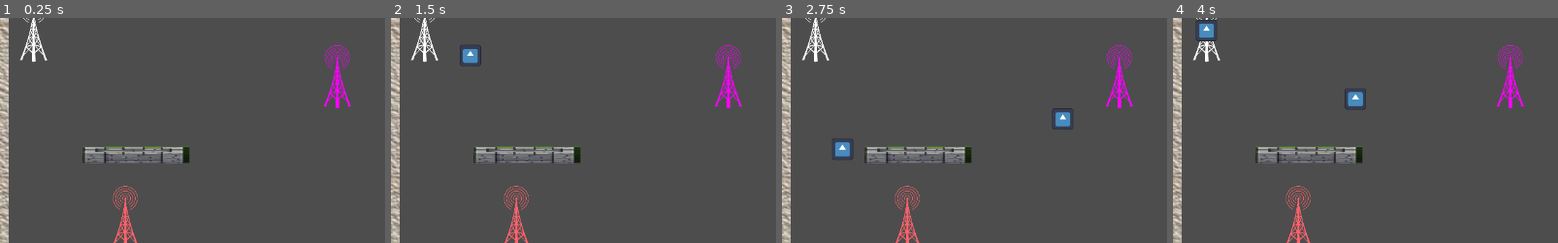
Above: before the commit, frames 1-4 (left to right).
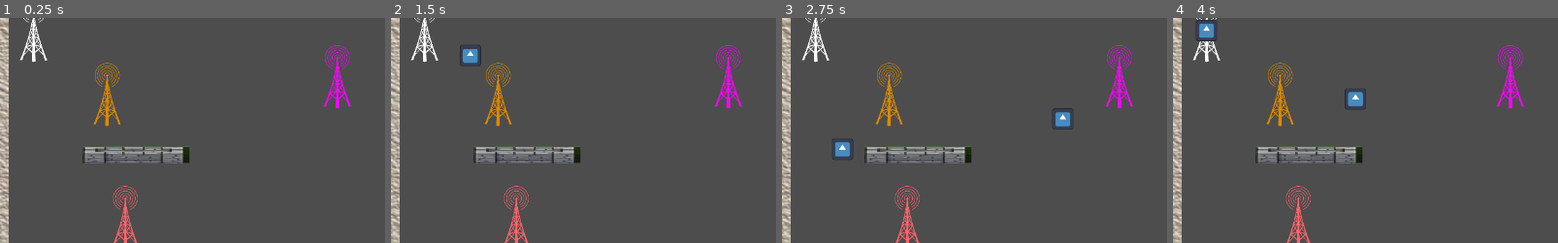
Above: after the commit, the same moments.

Repository: ryupold/ld59
Game: Godot game, scene res://scenes/test_sender.tscn
Two runs of this game, one before a commit and one after it. Both use one fixed random seed, a clock stepped at 60 frames per second and the inputs below. The engine's default icon, where the game draws it, is replaced by a stand-in: a white triangle on a blue panel in a dark square.
Inputs:
- Up to frame 1 (0.25 s): no input
- Up to frame 2 (1.5 s): tap Enter at 0.5 s
- Up to frame 3 (2.75 s): no input
- Up to frame 4 (4 s): no input
The pictures show only the part of the screen within x 3-52%, y 13-63%; the shares and areas given below are measured in that part.

The runs differ from the first frame. In frame 1, 0.7% of the frame differs, in the area x 24-32%, y 19-49%; in frame 2, 0.7%; in frame 3, 0.7%; in frame 4, 0.7%.

Commit message:
Add PayloadTower

Diff:
--- a/ld59-game/entities/packet/packet.gd
+++ b/ld59-game/entities/packet/packet.gd
@@ -15,3 +15,8 @@
 	if ttl <= 0:
 		GameState.onPacketLost.emit()
 		queue_free()
+
+func increasePayload():
+	print("kfnsdfnsdfkjn")
+	payload += 1
+	set_scale(Vector2.ONE * payload )
--- /dev/null
+++ b/ld59-game/entities/towers/payload/payload_tower.gd
@@ -0,0 +1,21 @@
+extends Tower
+
+var tween: Tween
+
+func _ready() -> void:
+	usePackageList = false
+	onPacketEnter.connect(func(p:Packet): p.increasePayload())
+	onPacketEnter.connect(func(p:Packet): print("enter"))
+	var collsioonshape: CollisionShape2D = collisionArea.get_child(0)
+	var shape: CircleShape2D = collsioonshape.shape
+	tween = create_tween().set_loops()
+	tween.tween_property(shape, "radius", 600.0, 1)
+	tween.tween_interval(0.5)
+	tween.tween_property(shape, "radius", 0.0, 0)
+	tween.tween_interval(1)
+
+
+#func _process(delta: float) -> void:
+#	for packet in packetsColliding:
+#		packet.increasePayload()
+#	return
--- /dev/null
+++ b/ld59-game/entities/towers/payload/payload_tower.tscn
@@ -0,0 +1,21 @@
+[gd_scene format=3 uid="uid://ck4loryblva0u"]
+
+[ext_resource type="Script" uid="uid://n4k51v5m15gx" path="res://entities/towers/payload/payload_tower.gd" id="1_hk4hf"]
+[ext_resource type="Texture2D" uid="uid://ddn74ovhrt1hg" path="res://thenounproject.png" id="2_ximqh"]
+
+[sub_resource type="CircleShape2D" id="CircleShape2D_50pgb"]
+radius = 600.0
+
+[node name="PayloadTower" type="Node2D" unique_id=1233834996 node_paths=PackedStringArray("collisionArea")]
+script = ExtResource("1_hk4hf")
+collisionArea = NodePath("Area2D")
+
+[node name="Sprite2D" type="Sprite2D" parent="." unique_id=1328720220]
+modulate = Color(0.8648721, 0.5381588, 0, 1)
+texture = ExtResource("2_ximqh")
+
+[node name="Area2D" type="Area2D" parent="." unique_id=505660784]
+collision_mask = 2
+
+[node name="CollisionShape2D" type="CollisionShape2D" parent="Area2D" unique_id=1262524344]
+shape = SubResource("CircleShape2D_50pgb")
--- a/ld59-game/entities/towers/tower.gd
+++ b/ld59-game/entities/towers/tower.gd
@@ -1,7 +1,11 @@
 class_name Tower extends Node2D
 
-@export var collisionArea: Area2D;
-var packetsColliding: Array[Packet];
+@export var collisionArea: Area2D
+var packetsColliding: Array[Packet]
+var usePackageList: bool = true
+
+signal onPacketEnter(packet: Packet)
+signal onPacketExit(packet: Packet)
 
 func _ready() -> void:
 	collisionArea.body_entered.connect(addCompute)
@@ -10,8 +14,9 @@
 func addCompute(body: Node2D) -> void:
 	if body is Packet:
 		var packet := body as Packet
-		packetsColliding.append(packet)
-
+		onPacketEnter.emit(packet)
+		if usePackageList:
+			packetsColliding.append(packet)
 	return
 
 
@@ -21,5 +26,7 @@
 		var pos := packetsColliding.find(packet)
 		if pos == -1:
 			return
-		packetsColliding.remove_at(pos);
+		onPacketExit.emit(packet)
+		if usePackageList:
+			packetsColliding.remove_at(pos);
 	return
--- a/ld59-game/scenes/test_sender.tscn
+++ b/ld59-game/scenes/test_sender.tscn
@@ -5,6 +5,7 @@
 [ext_resource type="PackedScene" uid="uid://bujp2ee8lyfqq" path="res://entities/towers/gravity/gravity_tower.tscn" id="3_awagt"]
 [ext_resource type="PackedScene" uid="uid://bh8f05rppbhib" path="res://entities/towers/anti_gravity/anti_gravity_tower.tscn" id="4_kr4f8"]
 [ext_resource type="PackedScene" uid="uid://oo7hw2v4cf22" path="res://entities/towers/wall/wall_tower.tscn" id="5_nivf7"]
+[ext_resource type="PackedScene" uid="uid://ck4loryblva0u" path="res://entities/towers/payload/payload_tower.tscn" id="6_vvhqw"]
 
 [node name="TestSender" type="Node2D" unique_id=324347188]
 
@@ -33,3 +34,6 @@
 
 [node name="GravityTower2" parent="." unique_id=910219765 instance=ExtResource("3_awagt")]
 position = Vector2(2100, 679)
+
+[node name="PayloadTower" parent="." unique_id=633791007 instance=ExtResource("6_vvhqw")]
+position = Vector2(719, 786)
Not shown, added: ld59-game/entities/towers/payload/payload_tower.gd.uid
